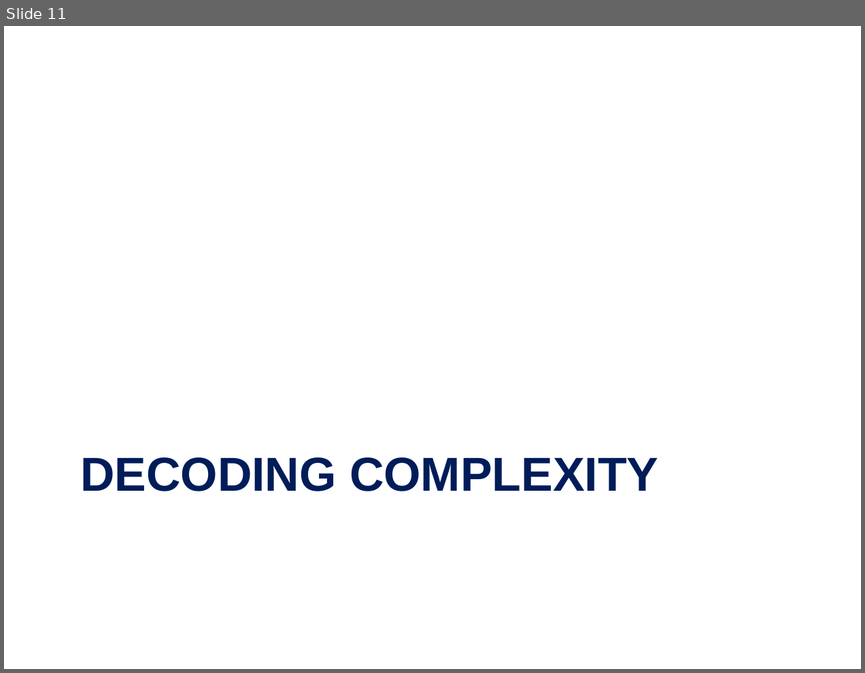
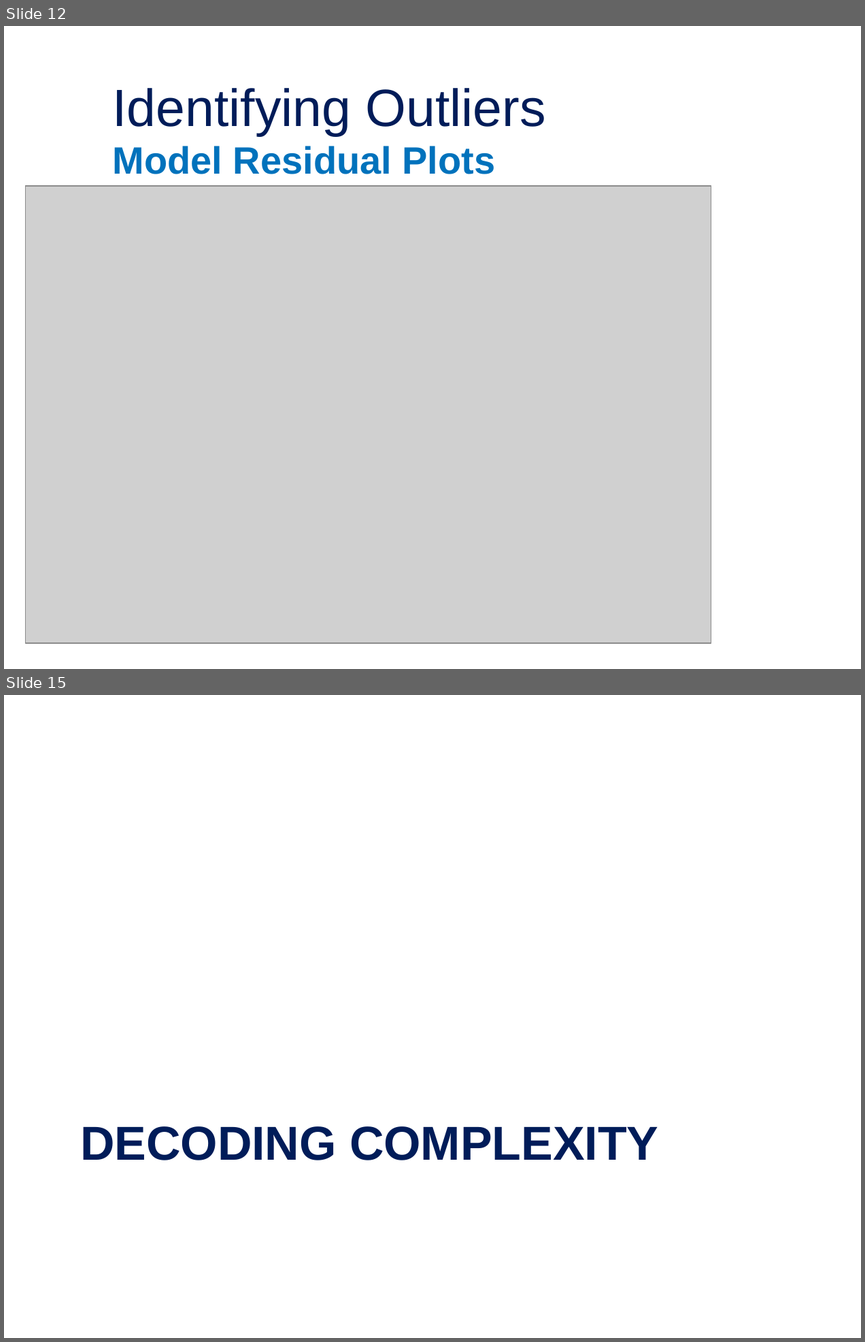
Before and after one commit to jordan-bonner/CAS_Spr23, a slide deck: Presentation Slides/Effective Data Visualization for Actuaries.pptx. Shown one above the other, each under a label of ours: slide 11 before the commit, slides 12 and 15 after it; the slides between them are not shown. The pictures are 865x673 and 865x1342 pixels, drawn with LibreOffice and Linux fonts; fonts in the diff are those of the drawing; grey boxes stand for pictures; background and template pictures are left out. Boxes give left, top, right and bottom in pixels: in the first picture for what was removed or moved away, otherwise in the second. Text is boxed around its words. In the diff, an @@ line names an element or a change of style, - is before the commit and + after.

```diff
--- a/Presentation Slides/Effective Data Visualization for Actuaries.pptx
+++ b/Presentation Slides/Effective Data Visualization for Actuaries.pptx
@@ slide 12 added at (4, 26, 861, 669), background picture (left out) @@
@@ title added at (113, 88, 546, 136), 44 pt, text #001C59 @@
+Identifying Outliers
@@ text added at (113, 146, 496, 174), 32 pt, text #0072BC, bold @@
+Model Residual Plots
@@ picture added at (26, 186, 711, 643) @@
@@ what was slide 11 is now slide 15 @@
```
Also in this commit, not shown: 2 slides changed, 3 other slides added, 5 other files.
